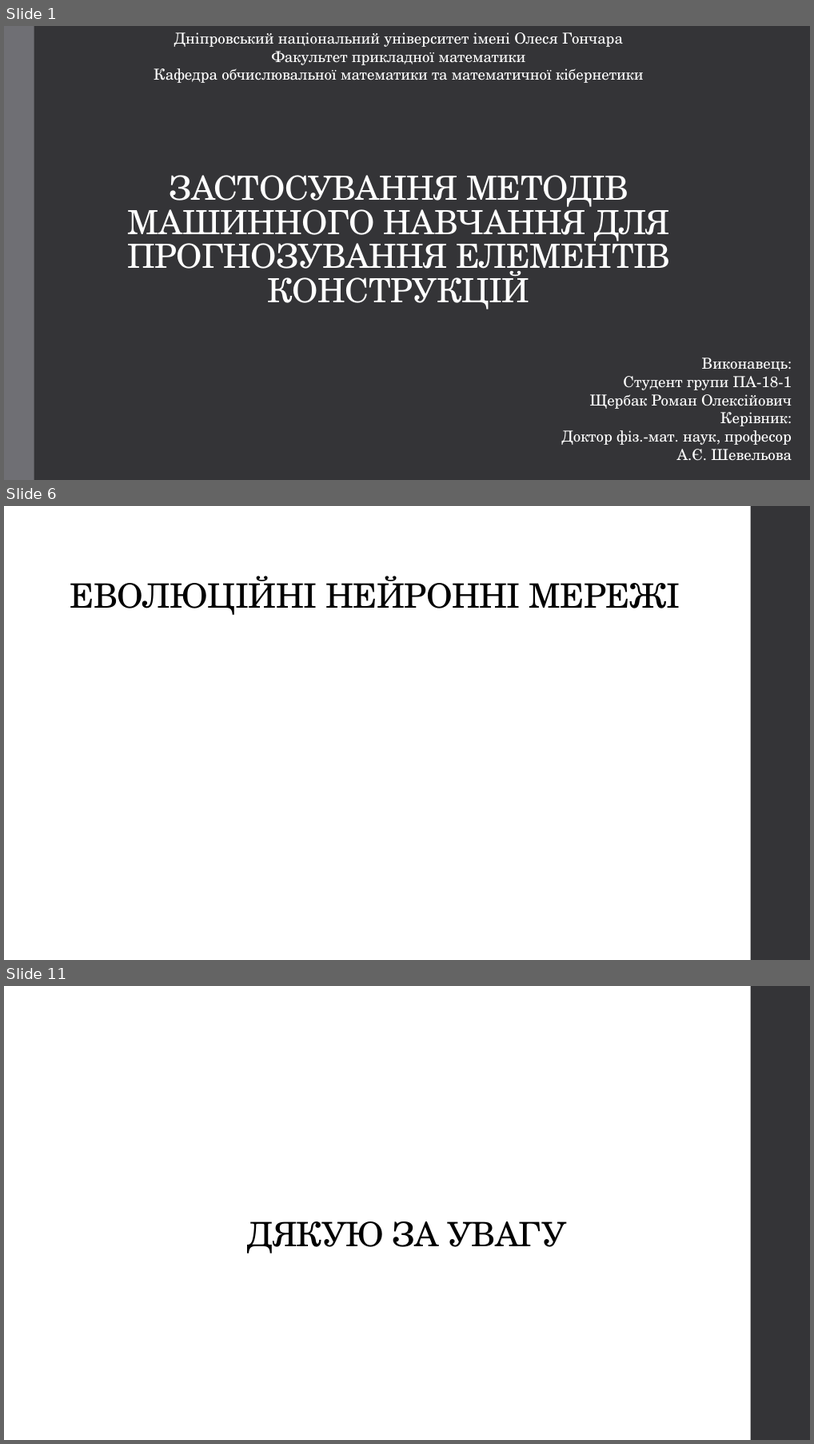
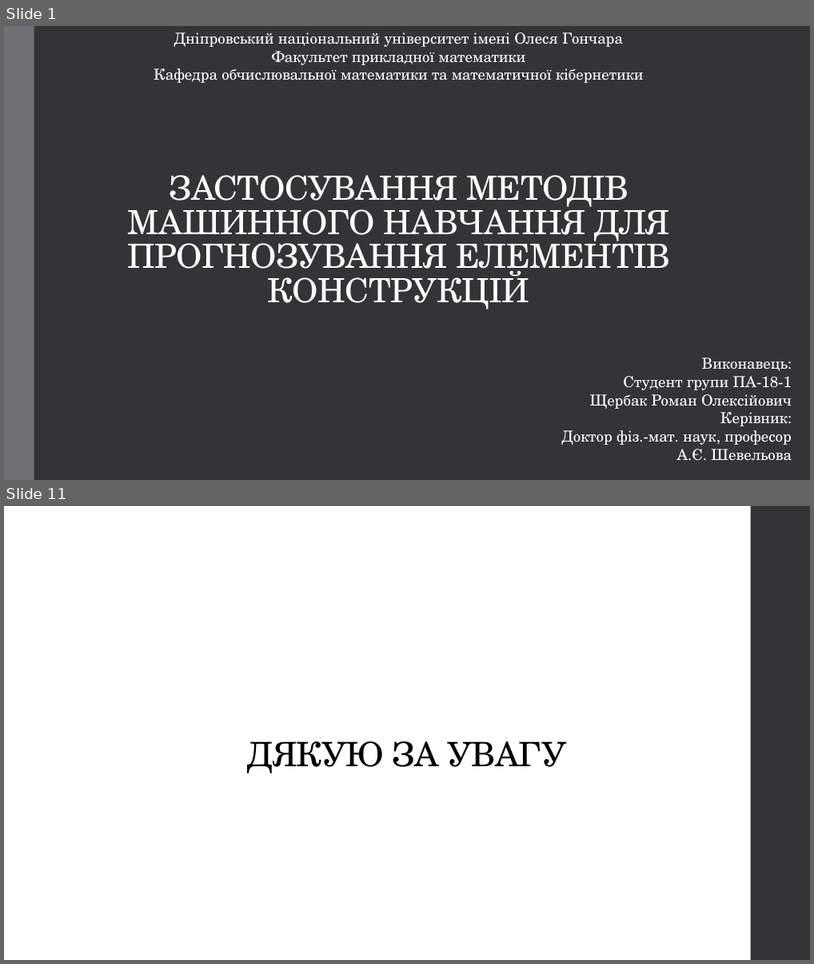
Before and after one commit to Romchyk-S/Thesis, a slide deck: Застосування методів машинного навчання для прогнозування елементів конструкцій.pptx. Shown one above the other, each under a label of ours: slides 1, 6 and 11 before the commit, slides 1 and 11 after it; the slides between them are not shown. The pictures are 814x1444 and 814x964 pixels, drawn with LibreOffice and Linux fonts; fonts in the diff are those of the drawing. Boxes give left, top, right and bottom in pixels: in the first picture for what was removed or moved away, otherwise in the second. Text is boxed around its words. In the diff, an @@ line names an element or a change of style, - is before the commit and + after.

```diff
--- a/Застосування методів машинного навчання для прогнозування елементів конструкцій.pptx
+++ b/Застосування методів машинного навчання для прогнозування елементів конструкцій.pptx
@@ slide 6 removed at (4,506,810,960), background #FFFFFF; not listed: 1 template element that a slide beside it also shows @@
@@ title removed at (70,576,681,615) @@
-ЕВОЛЮЦІЙНІ НЕЙРОННІ МЕРЕЖІ
```
Also in this commit, not shown: 3 slides changed, 6 slides added, 5 other slides removed, 2 other files.
